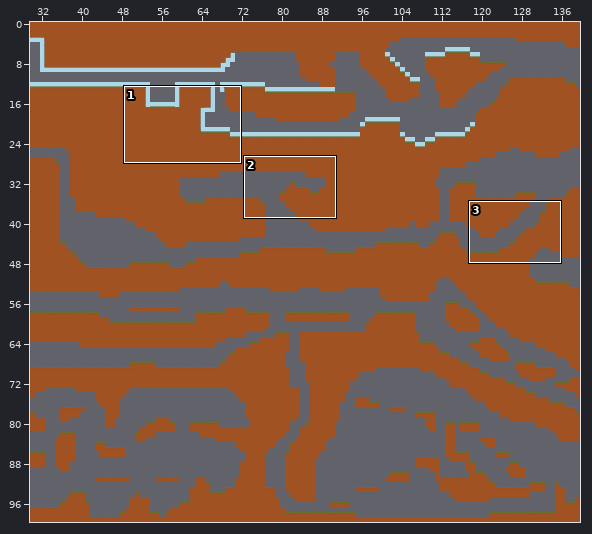
Two versions of a level (Tiled map, ludumdare_19/src/level.tmx). The first picture is a wide view before the edit; the outline marks the close-up.
Close-up. Before:
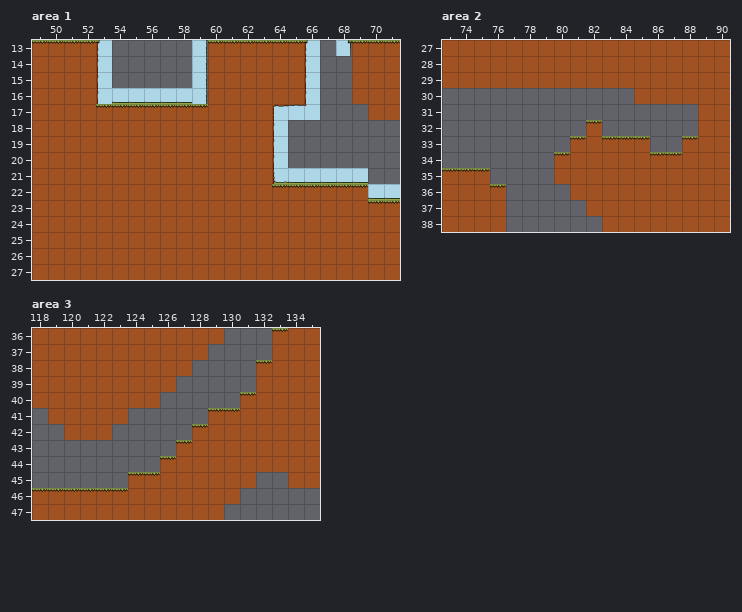
Cells are 64x64 px. Shown: area 1 x 49..71, y 13..27; area 2 x 73..90, y 27..38; area 3 x 118..135, y 36..47. The commit also changed other parts of the map, which this record leaves out.
After:
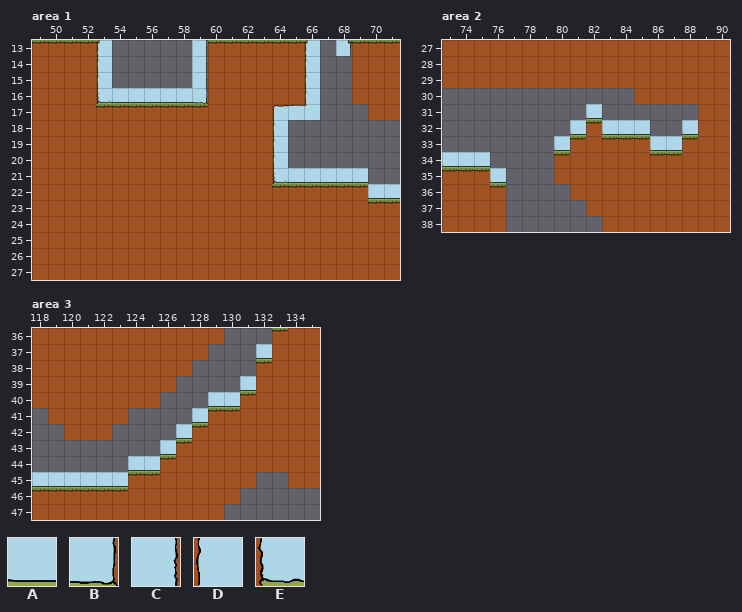
Key: from "tiles": A 14, B 16, C 17, D 23, E 34.
_ is an empty cell.
Difference:
{"where": "layer \"map\", area 1"}
{"y":16,"x":53,"old":"D","new":"E"}
{"y":16,"x":59,"old":"C","new":"B"}
{"where": "layer \"map\", area 2"}
{"y":31,"x":82,"old":"_","new":"A"}
{"y":32,"x":81,"old":"_","new":"A"}
{"y":32,"x":83,"old":"___","new":"AAA"}
{"y":32,"x":88,"old":"_","new":"A"}
{"y":33,"x":80,"old":"_","new":"A"}
{"y":33,"x":86,"old":"__","new":"AA"}
{"y":34,"x":73,"old":"___","new":"AAA"}
{"y":35,"x":76,"old":"_","new":"A"}
{"where": "layer \"map\", area 3"}
{"y":37,"x":132,"old":"_","new":"A"}
{"y":39,"x":131,"old":"_","new":"A"}
{"y":40,"x":129,"old":"__","new":"AA"}
{"y":41,"x":128,"old":"_","new":"A"}
{"y":42,"x":127,"old":"_","new":"A"}
{"y":43,"x":126,"old":"_","new":"A"}
{"y":44,"x":124,"old":"__","new":"AA"}
{"y":45,"x":118,"old":"______","new":"AAAAAA"}
{"label":"changed","picture_box":[96,88,112,104]}
{"label":"changed","picture_box":[192,88,208,104]}
{"label":"added","picture_box":[554,104,698,152]}
{"label":"added","picture_box":[442,152,506,184]}
{"label":"added","picture_box":[256,344,272,360]}
{"label":"added","picture_box":[32,376,256,488]}
